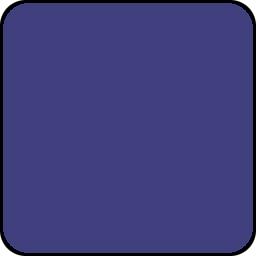
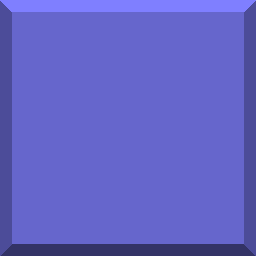
Revision of a layered (256, 256) image; what changed, layer by layer:
removed layer "Button copy" over (0, 0, 256, 256)
added layer "Blue color multiplier" (multiply) above "Background canvas" over (0, 0, 256, 256)
added layer "Background canvas" over (0, 0, 256, 256)
